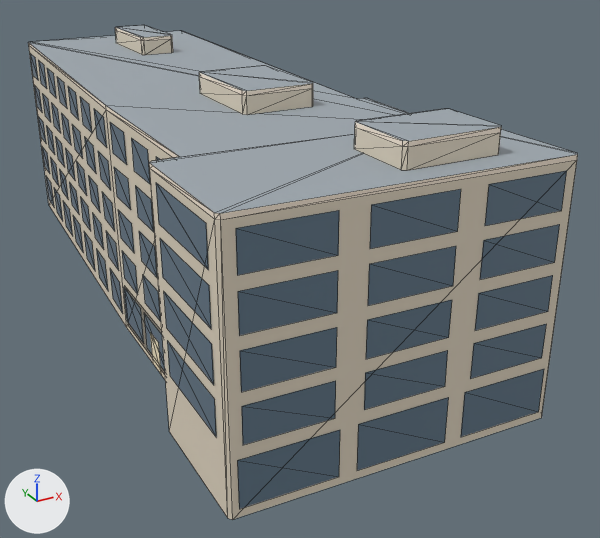
The glTF model models/dc-au-duber-hall.glb as it was, and as the next commit left it.
The view is the same before and after, from a 50 mm camera at (-23.5, -56.6, 28.7) aimed at (4.9, -4.9, 2.8). Every picture has the same lights, and +X, +Y and +Z are marked at lower left. The picture after the commit comes second. Mesh edges are drawn as thin lines. Vertices at exactly the same position are counted once.

Names of what the first picture shows: 'Duber Hall'.
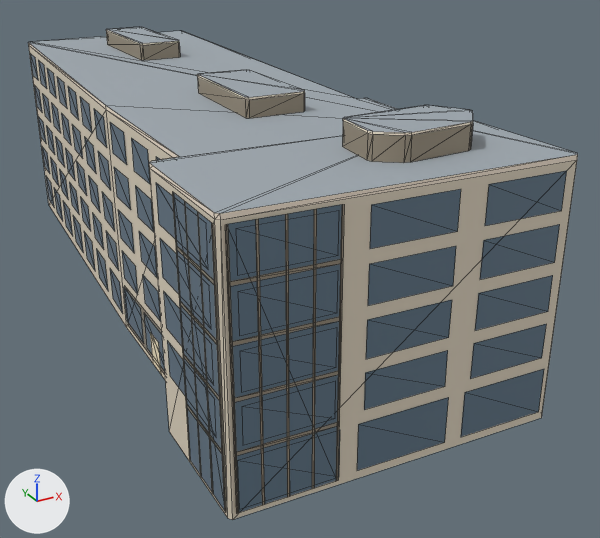
Commit message: Refine Duber Hall

What changed in the scene script:
```text
Change me_duber_hall:
    used by ob_duber_hall; location = (0.0, 0.0, 0.0)
    remove me_duber_hall.from_pydata(...)  # 617 vertices, 451 faces; spans x -10.5..10.2, y -26.1..28.1, z 0.0..18.0
    add me_duber_hall.from_pydata(...)  # 705 vertices, 509 faces; spans x -10.6..10.2, y -26.1..28.1, z 0.0..18.1
    me_duber_hall part 1: the loose piece of 24 vertices spanning x 0.3..3.2, y 15.4..23.2, z 16.5..18.0 is rebuilt with 24 vertices and now spans x -0.7..2.8, y 12.7..22.8, z 16.5..17.9
    me_duber_hall part 2: the loose piece of 24 vertices spanning x 0.2..6.5, y -24.1..-19.3, z 16.5..18.0 is rebuilt with 36 vertices and now spans x -0.4..7.2, y -23.0..-18.3, z 16.5..18.1
    me_duber_hall part 3: the loose piece of 24 vertices spanning x -1.6..3.5, y -9.4..-2.0, z 16.5..18.0 is rebuilt with 24 vertices and now spans x -1.9..2.3, y -10.4..-1.7, z 16.5..17.8
    me_duber_hall part 4
    54 vertices are added at x -10.6..-4.2, y -25.7..-20.1, z 0.4..13.3
    22 new vertices lie (0.0, 0.0, 15.6) away from vertices in x -10.6..-4.2, y -25.7..-20.1, z 0.4
    4 new faces join them, mat_window (blue #647a8b)
    34 new faces join them, mat_taupe_metal (brown #9a8f7d)
```

Where the change shows, as pixel boxes (x1, y1, x2, y2) in the pictures (600 x 538 px):
'Duber Hall', reshaped: before (28, 25, 578, 519); after (28, 27, 578, 519)
part 1 of me_duber_hall, rebuilt (27% wider, 10% taller): before (115, 25, 173, 55); after (106, 27, 180, 60)
part 2 of me_duber_hall, rebuilt (11% narrower, 6% shorter): before (354, 109, 501, 171); after (342, 105, 473, 163)
part 3 of me_duber_hall, rebuilt: before (199, 66, 313, 115); after (197, 70, 305, 119)
part 4 of me_duber_hall, added: after (172, 192, 345, 514)
